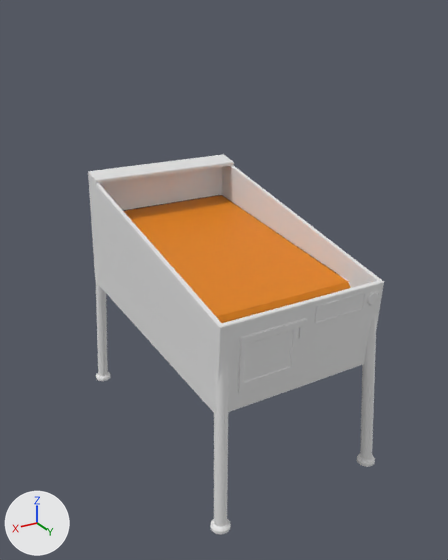
The Blender file Assets/Models/Originals/ArcadeMachine.blend as it was, and as the next commit left it.
Before and after are seen from a camera (50 mm lens) standing at (1.4, 1.69, 1.96) and looking at (0.02, -0.62, 0.81). The lights are fixed; the arrows at lower left show +X, +Y and +Z. The older version comes first.

Before the edit, the objects in view are built like this:
```python
me_cube = bpy.data.meshes.new('Cube')
me_cube.from_pydata(...)  # 52 vertices, 52 faces; spans x -0.4..0.4, y -1.321..0.0, z 0.0..0.62
# faces by material slot: [43, 1, 2, 6]
me_cube.materials.append(mat_arcade)  # white #e7e7e7
me_cube.materials.append(mat_lane)  # picture img_lane_png
me_cube.materials.append(mat_actionarea)  # orange #e78500
me_cube.materials.append(mat_pit)  # white #e7e7e7
me_cube_003 = bpy.data.meshes.new('Cube.003')
me_cube_003.from_pydata(...)  # 44 vertices, 37 faces; spans x -0.129..0.129, y -0.001..0.003, z -0.04..0.04
me_cube_003.materials.append(mat_arcade)  # white #e7e7e7
me_cube_007 = bpy.data.meshes.new('Cube.007')
me_cube_007.from_pydata([(0.38, -1.11, 0.067), (-0.38, -1.11, 0.067), (0.38, 0.0, 0.0), (-0.38, 0.0, 0.0)], [], [(3, 1, 0, 2)])
me_cube_007.materials.append(mat_actionarea)  # orange #e78500
ob_actionarea = bpy.data.objects.new('ActionArea', me_cube_007)
ob_actionarea.location = (0.0, -0.21, 0.863)
ob_actionarea.rotation_euler = (-0.0611, 0.0, 0.0)  # degrees (-3.5, 0, 0)
_m = ob_actionarea.modifiers.new('Bevel', 'BEVEL')
_m.width = 0.003
_m.width_pct = 0.003
ob_arcade = bpy.data.objects.new('Arcade', me_cube)
ob_arcade.location = (0.0, -0.04, 0.53)
ob_arcade.rotation_euler = (-0.0611, 0.0, 0.0)  # degrees (-3.5, 0, 0)
_m = ob_arcade.modifiers.new('Bevel', 'BEVEL')
_m.width = 0.003
_m.width_pct = 0.003
ob_button_sign = bpy.data.objects.new('Button Sign', me_cube_003)
ob_button_sign.location = (-0.169, -0.019, 0.865)
ob_button_sign.rotation_euler = (-0.0611, 0.0, 0.0)  # degrees (-3.5, 0, 0)
_m = ob_button_sign.modifiers.new('Bevel', 'BEVEL')
_m.width = 0.002
_m.width_pct = 0.002
_m.limit_method = 'WEIGHT'
_m.angle_limit = 0.873
# also in view: 'Leg.003' at (-0.39, -0.03, 0.39); 'Leg.002' at (0.39, -0.03, 0.39); 'Leg' at (0.39, -1.34, 0.39); 'MoneySlot' at (0.16, -0.02, 0.74)
```
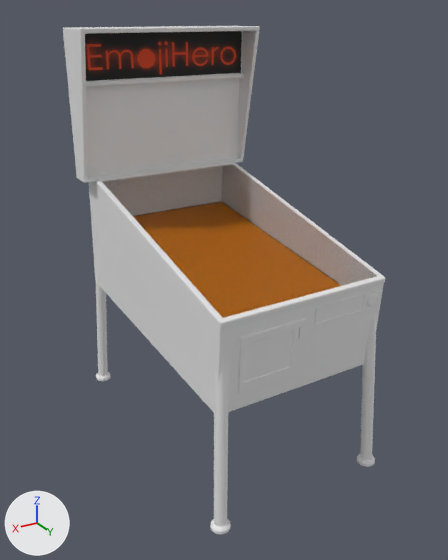
Changed parts and their boxes [x1, y1, x2, y2] in the pictures (448 x 560 px; the box of a moved part takes in the faces that stretch with it):
'Arcade', reshaped
    before: [88, 154, 384, 412]
    after: [89, 181, 384, 412]
'Screen', added
    after: [63, 26, 260, 183]
    faces in mat_sign_screen (white #e7e7e7): [86, 78, 239, 176]
    faces in mat_logosign (picture img_logoglow_png): [85, 31, 242, 81]
    faces in mat_arcade (white #e7e7e7): [63, 26, 260, 183]
'Lid.001', added
    after: [102, 164, 377, 318]
'Lid', added
    after: [96, 162, 385, 327]
part 1 of me_cube, moved or reshaped
    before: [88, 155, 384, 348]
    after: [89, 181, 384, 348]
part 2 of me_cube, surface changed
    before: [93, 156, 231, 180]

Edits to the bpy script that builds the scene:
```text
Add img_logoglow_png:
    img_logoglow_png = load_image('LogoGlow.png', '../../Textures/LogoGlow.png', 1280, 333, 'sRGB')
Add mat_glass:
    mat_glass = bpy.data.materials.new('Glass')
    mat_glass.use_nodes = True; mat_glass.node_tree.nodes.clear()
    _N = mat_glass.node_tree.nodes; _L = mat_glass.node_tree.links
    n0 = _N.new('ShaderNodeOutputMaterial'); n0.name = 'Material Output'
    n1 = _N.new('ShaderNodeBsdfTransparent'); n1.name = 'Transparent BSDF'
    n1.inputs[0].default_value = (0.84, 0.84, 0.84, 1.0)  # 'Color', white #ececec
    _L.new(n1.outputs[0], n0.inputs[0])  # 'BSDF' to 'Surface'
Add mat_sign_screen:
    mat_sign_screen = principled_material('Sign-Screen')
    mat_sign_screen.base_color = (0.8, 0.8, 0.8)  # white #e7e7e7
Add mat_logosign:
    mat_logosign = principled_material('LogoSign')
    mat_logosign.texture = img_logoglow_png
Change me_cube:
    used by ob_arcade; location = (0.0, -0.04, 0.53); rotation_euler = (-0.0611, 0.0, 0.0), in degrees (-3.5, 0, 0)
    remove me_cube.from_pydata(...)  # 52 vertices, 52 faces; spans x -0.4..0.4, y -1.321..0.0, z 0.0..0.62
    add me_cube.from_pydata(...)  # 44 vertices, 44 faces; spans x -0.4..0.4, y -1.321..0.0, z 0.0..0.62
    me_cube part 1
    14 vertices are removed from x -0.4..0.4, y -1.32..-0.245, z 0.325..0.603
    25 faces are deleted
    4 vertices in x -0.4..0.4, y -0.02..0.0, z 0.4..0.403 move by (0.0, 0.0, 0.02)
    4 vertices in x -0.38..0.38, y -0.19..-0.17, z 0.3..0.322 move by (0.0, 0.0, -0.04)
    2 vertices move from x -0.38..0.38, y -1.211, z 0.603 to x -0.38..0.38, y -1.3, z 0.348
    6 vertices are added at (0.4, -1.21, 0.603), (0.38, -1.21, 0.603), (-0.4, -1.21, 0.603), (-0.38, -1.21, 0.603), (0.38, -0.245, 0.285), (-0.38, -0.245, 0.285)
    15 new faces join them, mat_arcade (white #e7e7e7)
    1 new face joins them, mat_lane (picture img_lane_png)
    1 new face joins them, mat_actionarea (orange #e78500)
    me_cube part 2: 1 kept faces spanning x -0.38..0.38, y -1.301..-1.3, z 0.348..0.617 get new texture (UV) coordinates
Add me_cube_008:
    me_cube_008.from_pydata(...)  # a box spanning x -0.38..0.38, y -1.224..-0.02, z 0.0..0.003
    me_cube_008.materials.append(mat_glass)
Add me_cube_005:
    me_cube_005.from_pydata(...)  # 86 vertices, 92 faces; spans x -0.402..0.402, y -1.229..0.005, z -0.015..0.005
    me_cube_005.materials.append(mat_arcade)  # white #e7e7e7
Add ob_lid_001:
    ob_lid_001 = bpy.data.objects.new('Lid.001', me_cube_008)
    ob_lid_001.parent = ob_lid
    ob_lid_001.matrix_parent_inverse = Matrix(((1.0, 0.0, 0.0, 0.0), (0.0, 0.978, -0.21, 0.21), (0.0, 0.21, 0.978, -0.905), (0.0, 0.0, 0.0, 1.0)))
    ob_lid_001.location = (0.0, -0.0156, 0.929)
    ob_lid_001.rotation_euler = (-0.212, 0.0, 0.0)  # degrees (-12, 0, 0)
    _m = ob_lid_001.modifiers.new('Bevel', 'BEVEL')
    _m.width = 0.004
    _m.width_pct = 0.004
    _m.segments = 2
    _m.limit_method = 'WEIGHT'
Add ob_lid:
    ob_lid = bpy.data.objects.new('Lid', me_cube_005)
    ob_lid.location = (0.0, -0.012, 0.944)
    ob_lid.rotation_euler = (-0.212, 0.0, 0.0)  # degrees (-12, 0, 0)
    _m = ob_lid.modifiers.new('Bevel', 'BEVEL')
    _m.width = 0.001
    _m.width_pct = 0.001
    _m.angle_limit = 0.873
Add ob_screen:
    ob_screen = bpy.data.objects.new('Screen', me_cube_002.copy())  # the mesh of ob_screen
    ob_screen.location = (0.0, -1.322, 1.2)
    _m = ob_screen.modifiers.new('Bevel', 'BEVEL')
    _m.width = 0.003
    _m.width_pct = 0.003
```
